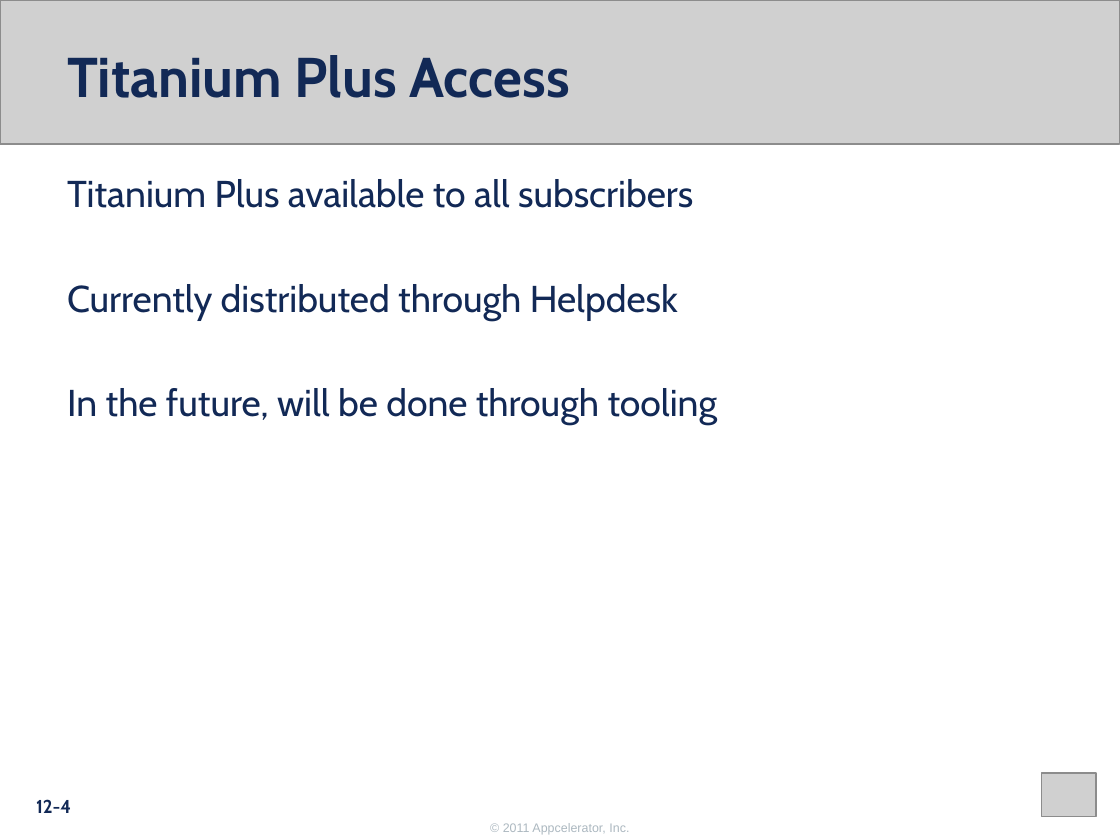
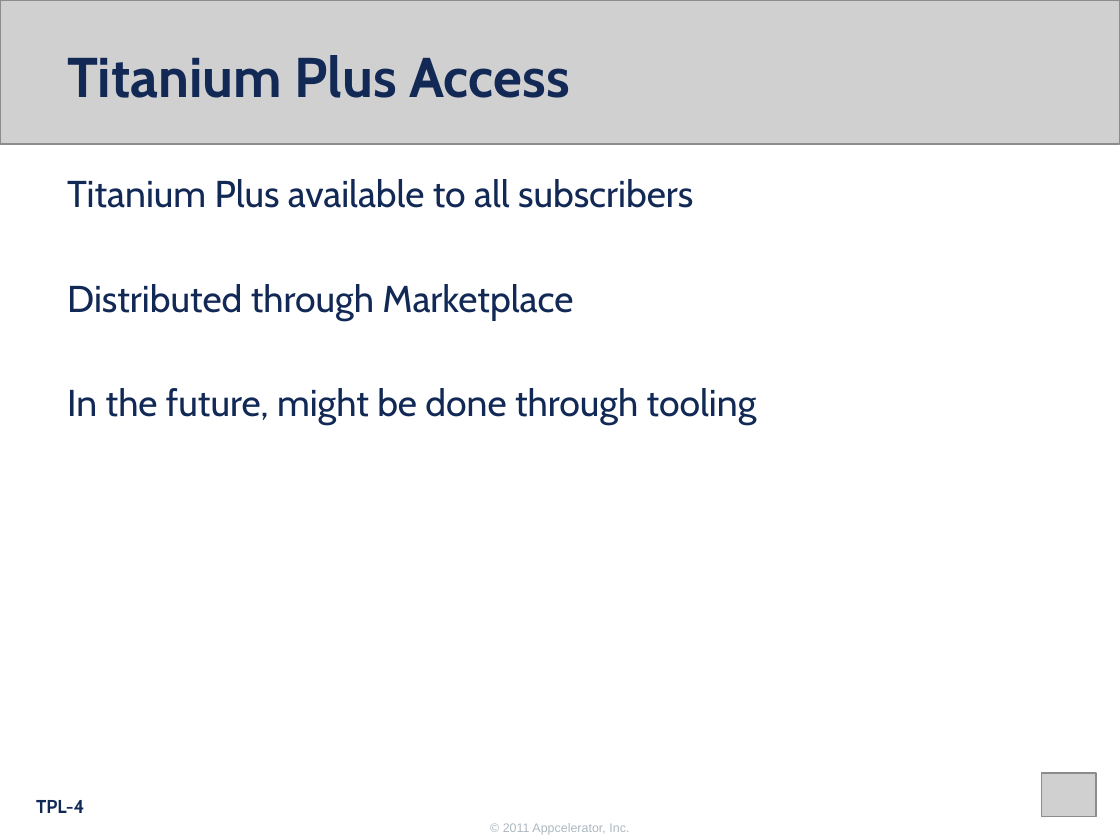
Before and after one commit to appcelerator-forks/appcelerator-training.tcmd_certification, a slide deck: slide 4 of 375.pptx. Drawn at 1120x840 pixels with LibreOffice and Linux fonts; fonts in the diff are those of the drawing; grey boxes stand for pictures; background and template pictures are left out. Boxes give left, top, right and bottom in pixels: in the first picture for what was removed or moved away, otherwise in the second. Text is boxed around its words. In the diff, an @@ line names an element or a change of style, - is before the commit and + after.

```diff
--- a/375.pptx
+++ b/375.pptx
@@ text at [67, 284, 757, 425]: text changed @@
-Currently distributed through Helpdesk
-In the future, will be done through tooling
+Distributed through Marketplace
+In the future, might be done through tooling
@@ page number at [36, 800, 84, 813]: text changed @@
-12-4
+TPL-4
```
Also in this commit, not shown: 11 other files.
